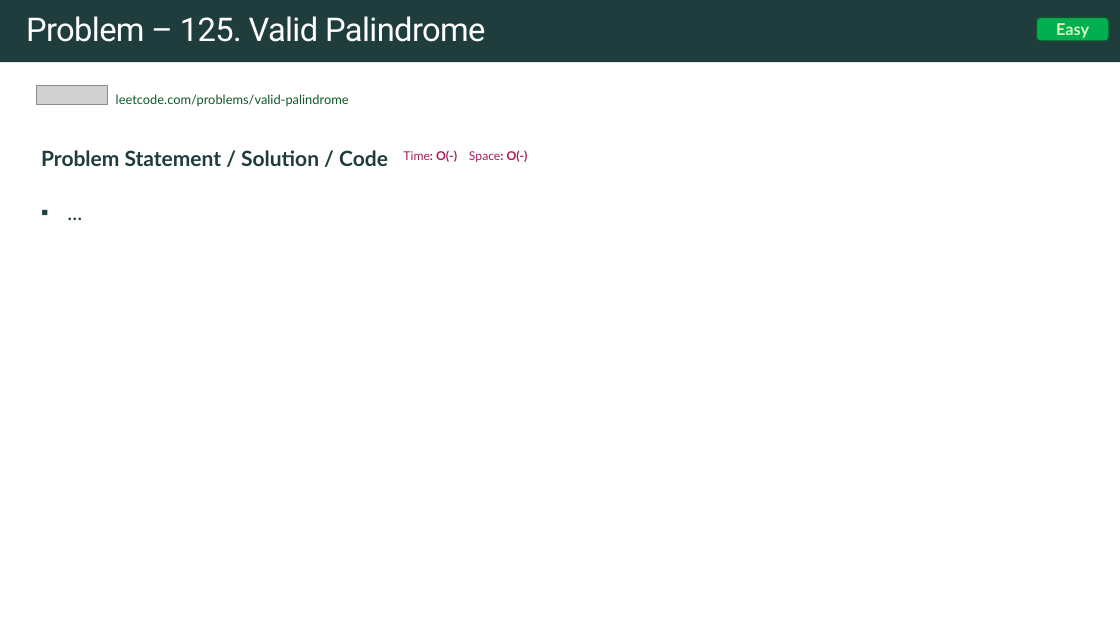
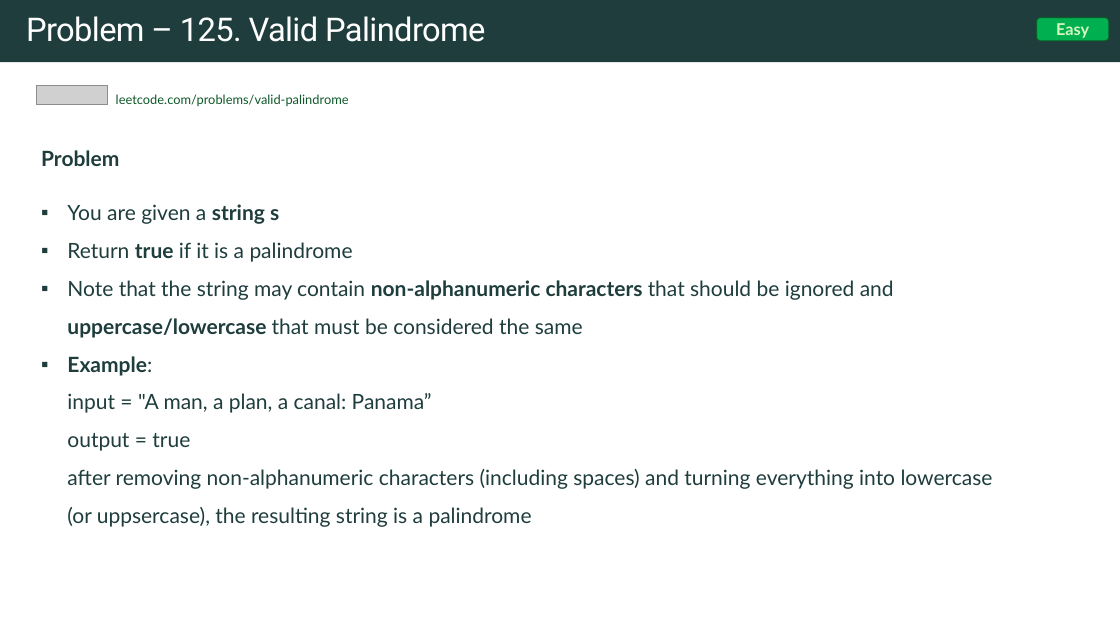
Before and after one commit to rfdavid/coding-interview-handbook-cpp, a slide deck: slide 83 of Algorithm and problem Solving Cheatsheet.pptm. Drawn at 1120x630 pixels with LibreOffice and Linux fonts; fonts in the diff are those of the drawing; grey boxes stand for pictures. Boxes give left, top, right and bottom in pixels: in the first picture for what was removed or moved away, otherwise in the second. Text is boxed around its words. In the diff, an @@ line names an element or a change of style, - is before the commit and + after.

Commit message:
added more problems

```diff
--- a/Algorithm and problem Solving Cheatsheet.pptm
+++ b/Algorithm and problem Solving Cheatsheet.pptm
@@ text at (41,150,993,527): text changed; bold off @@
-Problem Statement / Solution / Code Time: O(-) Space: O(-)
-▪ ...
+Problem
+▪ You are given a string s
+▪ Return true if it is a palindrome
+▪ Note that the string may contain non-alphanumeric characters that should be ignored and uppercase/lowercase that must be considered the same
+▪ Example:
+  input = "A man, a plan, a canal: Panama”
+  output = true
+  after removing non-alphanumeric characters (including spaces) and turning everything into lowercase (or uppsercase), the resulting string is a palindrome
```
Also in this commit, not shown: 1 other slide changed, 3 slides added, 14 other files.
